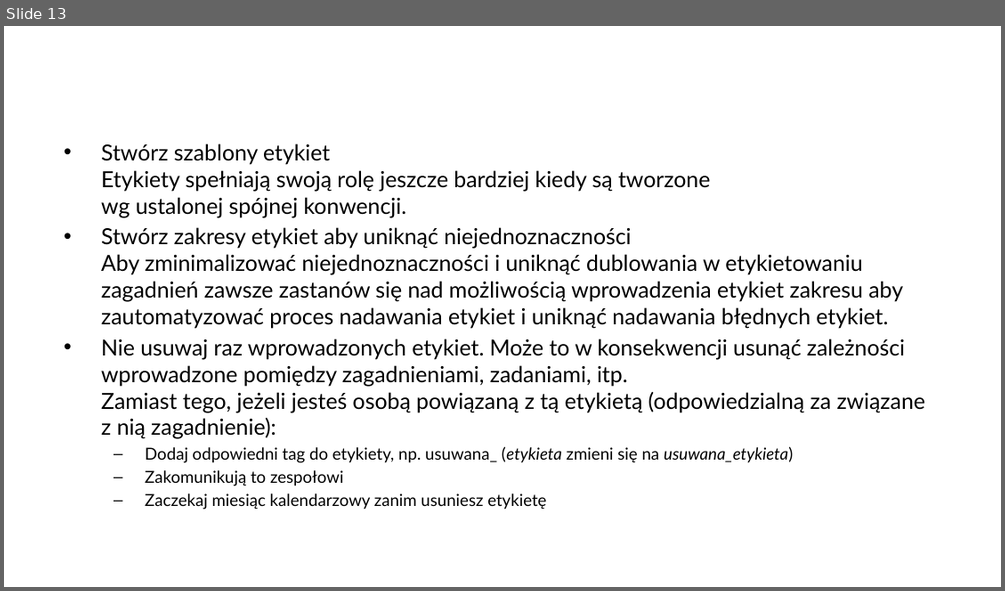
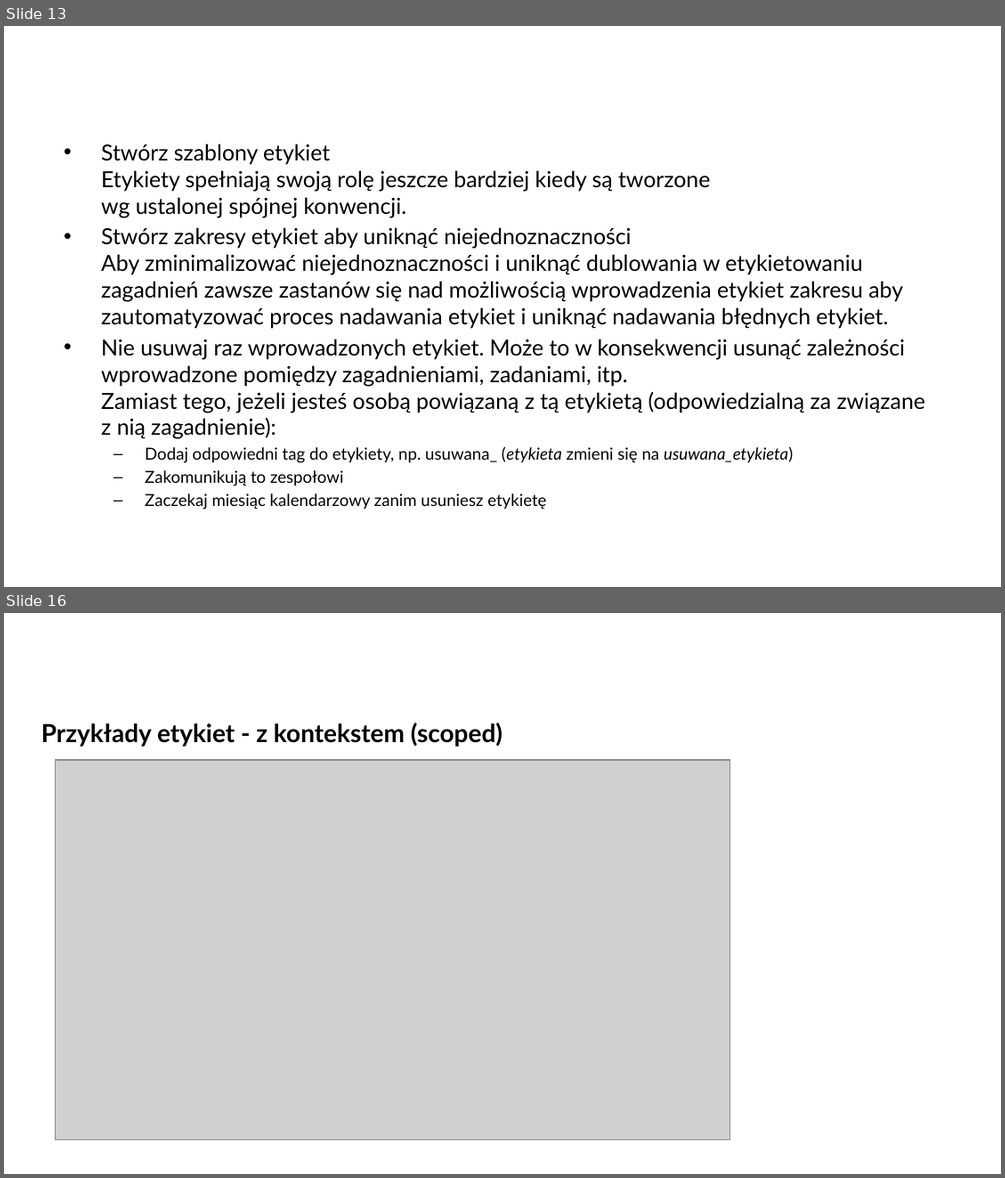
Before and after one commit to arturkwiek/gitlab-tutorial, a slide deck: 10. Git - tutorial - Labels.pptx. Shown one above the other, each under a label of ours: slide 13 before the commit, slides 13 and 16 after it; the slides between them are not shown. The pictures are 1005x591 and 1005x1178 pixels, drawn with LibreOffice and Linux fonts; fonts in the diff are those of the drawing; grey boxes stand for pictures; background and template pictures are left out. Boxes give left, top, right and bottom in pixels: in the first picture for what was removed or moved away, otherwise in the second. Text is boxed around its words. In the diff, an @@ line names an element or a change of style, - is before the commit and + after.

```diff
--- a/10. Git - tutorial - Labels.pptx
+++ b/10. Git - tutorial - Labels.pptx
@@ slide 16 added at [4,613,1001,1174], background picture (left out) @@
@@ text added at [41,722,502,747], 18 pt, text #000000, bold @@
+Przykłady etykiet - z kontekstem (scoped)
@@ picture added at [55,760,729,1139] @@
```
Also in this commit, not shown: 6 other slides added, 2 other files.
